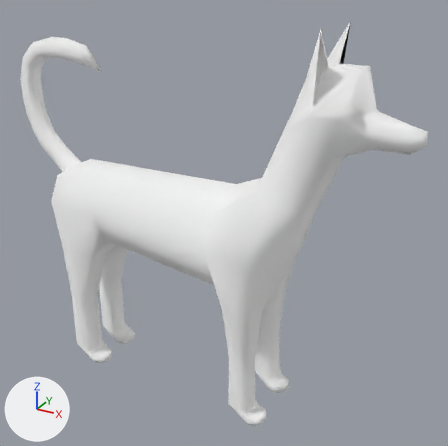
One commit to the glTF model 3d/dog/little-blocks-conv.glb: the scene before it, then after it.
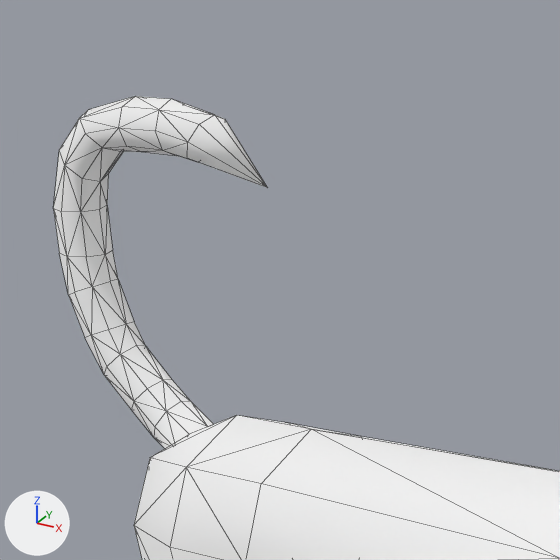
There are two pictures of each version: one whole from a camera (50 mm lens) standing at (9.43, -16.69, 8.1) and looking at (0.01, 0.43, -0.46), one close up on the part from 0% to 48% of the width and 0% to 48% of the height. The lights are fixed; the arrows at lower left show +X, +Y and +Z. The close-ups show mesh edges as thin lines.
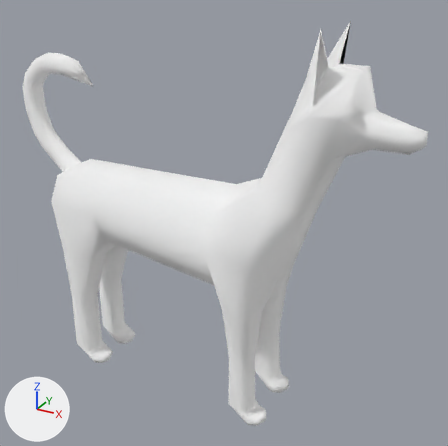
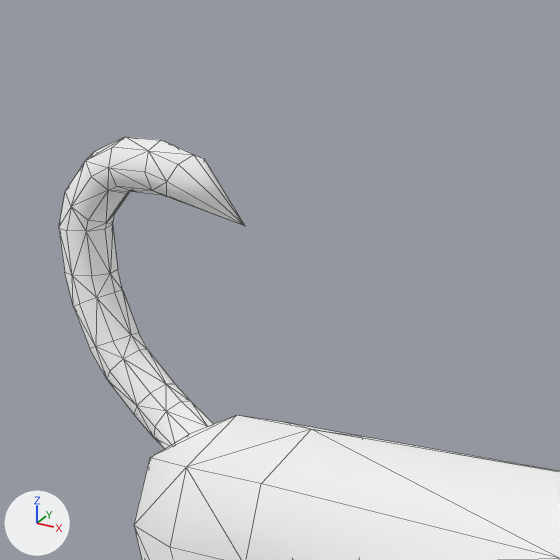
Location of each change, (x1, y1, x2, y2) in pixels of the close-ups (560 x 560 px; the box of a moved part takes in the faces that stretch with it):
'Mesh_0', reshaped: before (53, 96, 560, 560); after (59, 137, 560, 560)
part 1 of me_mesh_0, moved or reshaped: before (155, 99, 267, 187); after (145, 140, 245, 226)
part 2 of me_mesh_0, moved or reshaped: before (119, 96, 177, 156); after (109, 137, 162, 195)
part 3 of me_mesh_0, moved or reshaped: before (59, 96, 140, 182); after (66, 137, 130, 223)
part 4 of me_mesh_0, moved or reshaped: before (104, 345, 191, 437); after (107, 350, 191, 437)
part 5 of me_mesh_0, moved or reshaped: before (53, 151, 113, 257); after (59, 191, 118, 276)
part 6 of me_mesh_0, moved or reshaped: before (59, 250, 145, 374); after (65, 269, 148, 379)

The edits, one by one:
me_mesh_0 has 436 vertices, 867 faces and spans x -8.17..6.4, y -1.91..1.91, z -7.0..6.3.
me_mesh_0 is used by ob_mesh_0; location (0.0, 0.0, 0.0).
me_mesh_0 part 1: all 9 vertices in x -5.57..-4.44, y -0.36..0.36, z 4.34..5.2 are moved by (-0.42, 0.0, -0.54).
me_mesh_0 part 2: all 16 vertices in x -6.56..-5.93, y -0.36..0.36, z 4.63..5.36 are moved by (-0.26, 0.0, -0.54).
me_mesh_0 part 3: all 16 vertices in x -7.88..-6.92, y -0.36..0.36, z 4.17..5.13 are moved by (0.02, 0.0, -0.56).
me_mesh_0 part 4: all 16 vertices in x -7.56..-6.6, y -0.36..0.36, z 0.94..1.9 are moved by (0.05, 0.0, -0.06).
me_mesh_0 part 5: all 16 vertices in x -8.17..-7.44, y -0.36..0.36, z 3.16..3.79 are moved by (0.06, 0.0, -0.26).
me_mesh_0 part 6: all 16 vertices in x -8.09..-7.19, y -0.36..0.36, z 1.94..2.78 are moved by (0.07, 0.0, -0.16).
